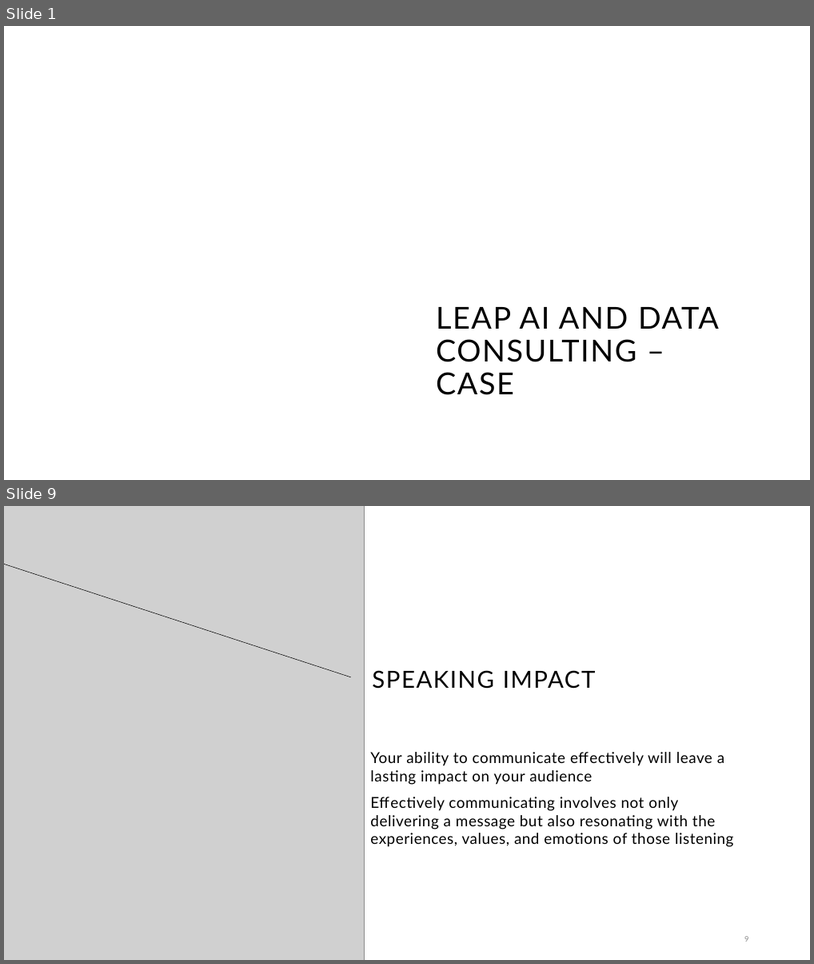
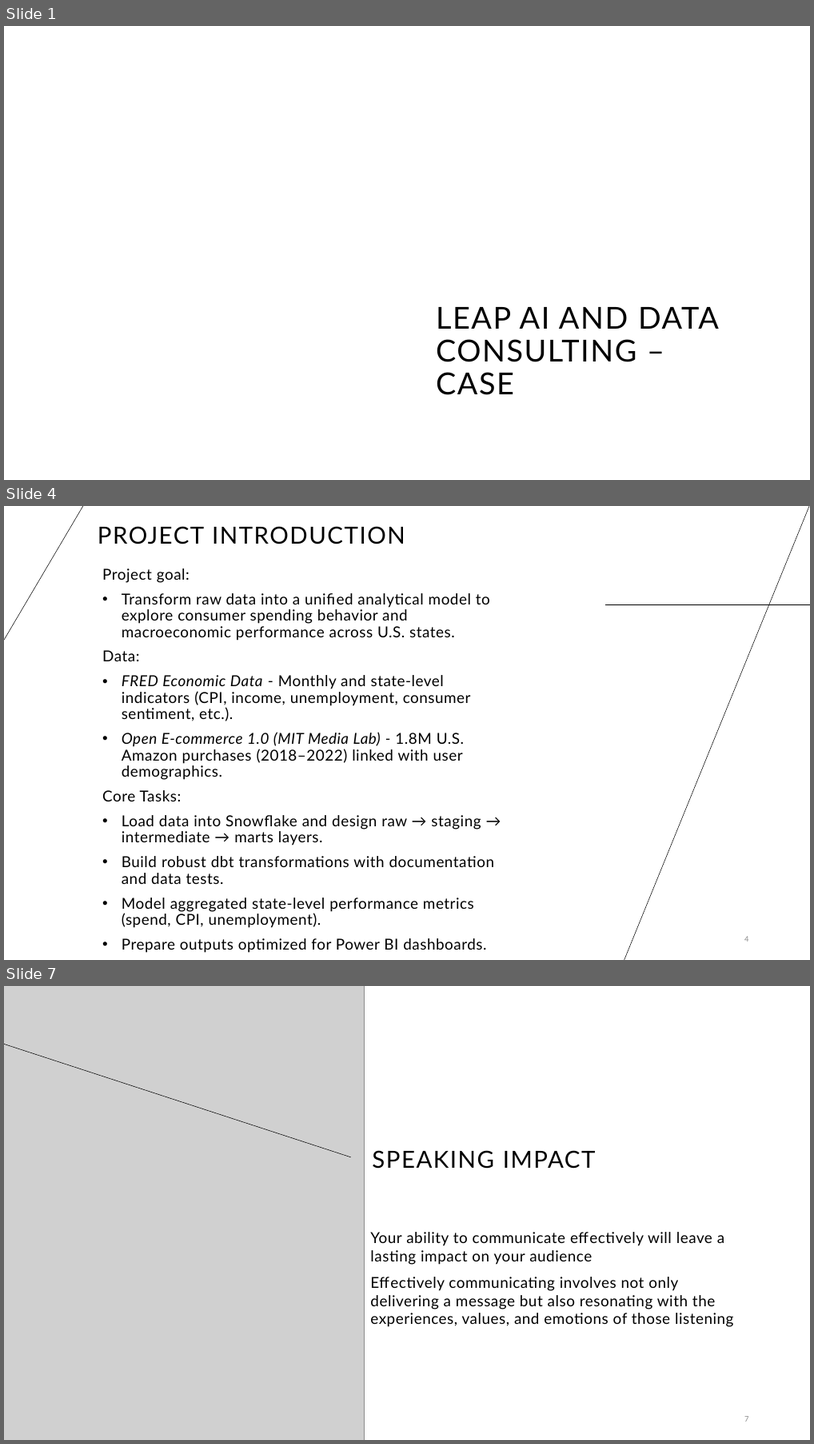
Before and after one commit to filipblaafjell/leap-case, a slide deck: Presentation.pptx. Shown one above the other, each under a label of ours: slides 1 and 9 before the commit, slides 1, 4 and 7 after it; the slides between them are not shown. The pictures are 814x964 and 814x1444 pixels, drawn with LibreOffice and Linux fonts; fonts in the diff are those of the drawing; grey boxes stand for pictures; background and template pictures are left out. Boxes give left, top, right and bottom in pixels: in the first picture for what was removed or moved away, otherwise in the second. Text is boxed around its words. In the diff, an @@ line names an element or a change of style, - is before the commit and + after.

Commit message:
Large rebuild of model strcuture and logic

```diff
--- a/Presentation.pptx
+++ b/Presentation.pptx
@@ slide 4 added at <box>4,506,810,960</box>, background #FFFFFF @@
@@ line added from (4, 640) to (84, 506), #000000 0.5 pt @@
@@ title added at <box>98,526,406,544</box>, 28 pt, text #000000 @@
+PROJECT INTRODUCTION
@@ line added from (810, 506) to (625, 960), #000000 0.5 pt @@
@@ text added at <box>102,568,495,928</box>, 18 pt, text #000000 @@
+  Project goal:
+  • Transform raw data into a unified analytical model to explore consumer spending behavior and macroeconomic performance across U.S. states.
+  Data:
+  • FRED Economic Data - Monthly and state-level indicators (CPI, income, unemployment, consumer sentiment, etc.).
+  • Open E-commerce 1.0 (MIT Media Lab) - 1.8M U.S. Amazon purchases (2018–2022) linked with user demographics.
+  Core Tasks:
+  • Load data into Snowflake and design raw → staging → intermediate → marts layers.
+  • Build robust dbt transformations with documentation and data tests.
+  • Model aggregated state-level performance metrics (spend, CPI, unemployment).
+  • Prepare outputs optimized for Power BI dashboards.
@@ line added from (606, 605) to (810, 605), #000000 0.5 pt @@
@@ page number added at <box>745,936,749,941</box>, 9 pt, text #8C8C8C @@
+4
@@ what was slide 9 is now slide 7 @@
@@ page number at <box>745,1416,749,1421</box>: text changed @@
-9
+7
```
Also in this commit, not shown: 3 slides changed, 2 other slides added, 5 slides removed, 33 other files.
